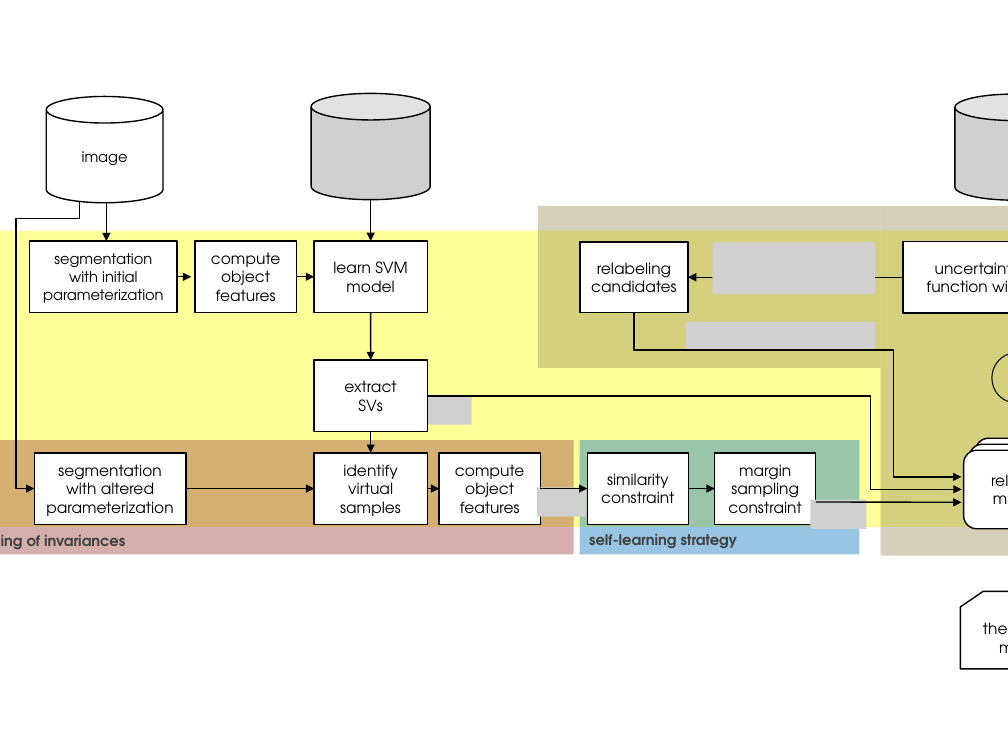
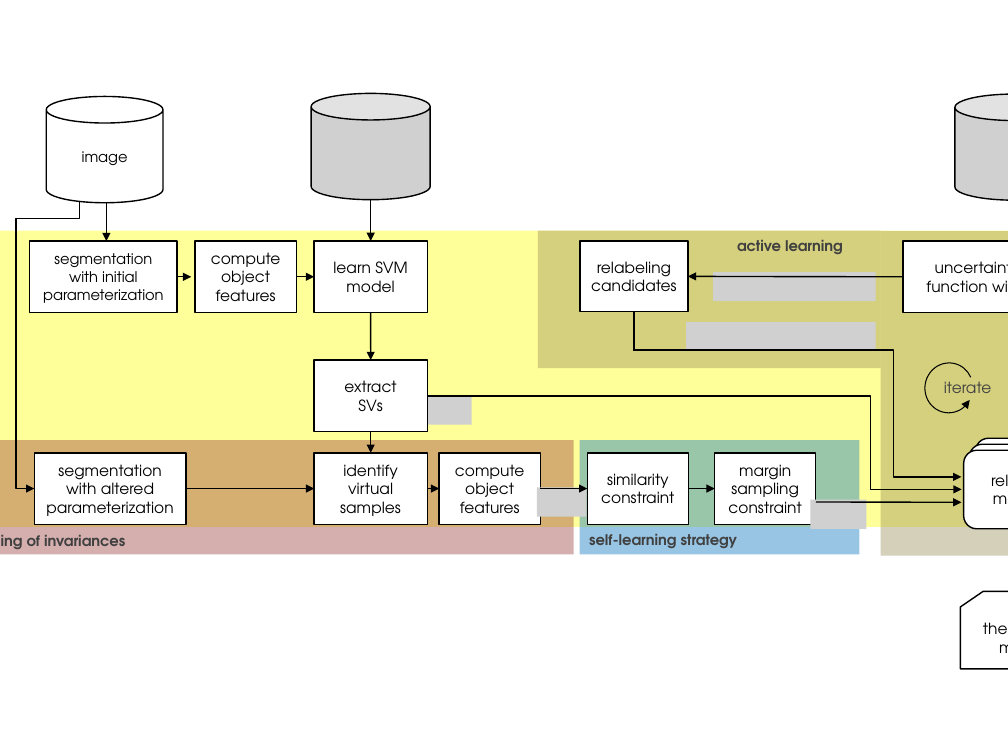
Before and after one commit to carls31/active-learning-virtual-SVM, a slide deck: slide 2 of images/block_scheme.pptx. Drawn at 1008x756 pixels with LibreOffice and Linux fonts; fonts in the diff are those of the drawing; grey boxes stand for pictures. Boxes give left, top, right and bottom in pixels: in the first picture for what was removed or moved away, otherwise in the second. Text is boxed around its words. In the diff, an @@ line names an element or a change of style, - is before the commit and + after.

```diff
--- a/images/block_scheme.pptx
+++ b/images/block_scheme.pptx
@@ rectangle: place and size @@
-rectangle at <box>538,206,881,368</box>
+rectangle at <box>538,231,881,368</box>
@@ rectangle: place and size @@
-rectangle at <box>881,206,1008,555</box>
+rectangle at <box>881,231,1008,555</box>
@@ text added at <box>737,240,843,254</box>, 10.5 pt, text #404040, bold @@
+active learning
@@ elbow arrow moved from (903, 277) - (687, 277) to (687, 276) - (903, 277) @@
@@ elbow arrow (687, 276) - (903, 277): elbow arrow to arrow @@
@@ picture: place and size @@
-picture at <box>713,242,875,293</box>
+picture at <box>713,272,875,301</box>
@@ arc (boxed as its full ellipse): place and size @@
-arc (boxed as its full ellipse) at <box>988,349,1008,407</box>
+arc (boxed as its full ellipse) at <box>922,360,977,417</box>
@@ text "iterate" rewrapped from <box>1001,363,1008,392</box> to <box>944,377,992,401</box> @@
```
Also in this commit, not shown: 6 other slides changed, 1 slide removed.
